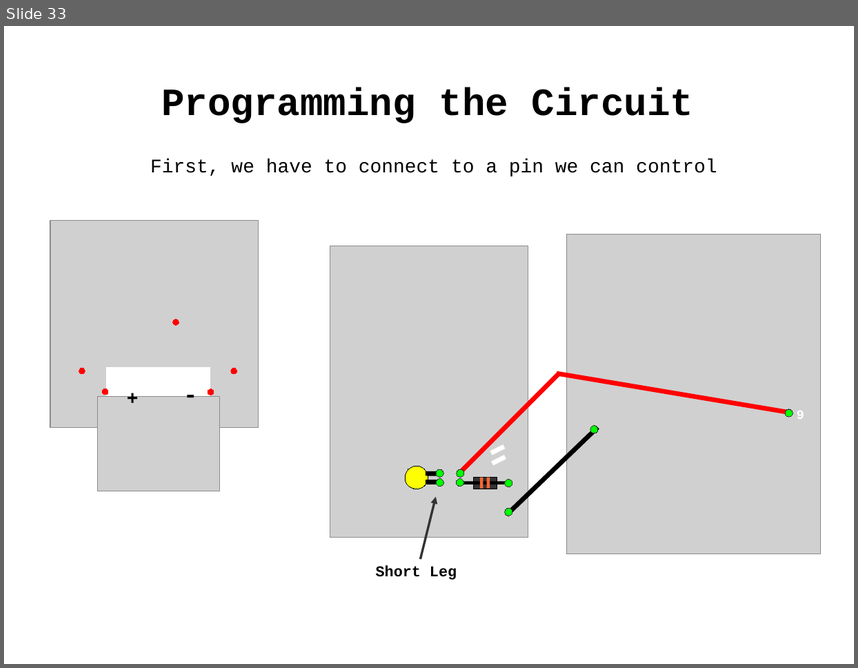
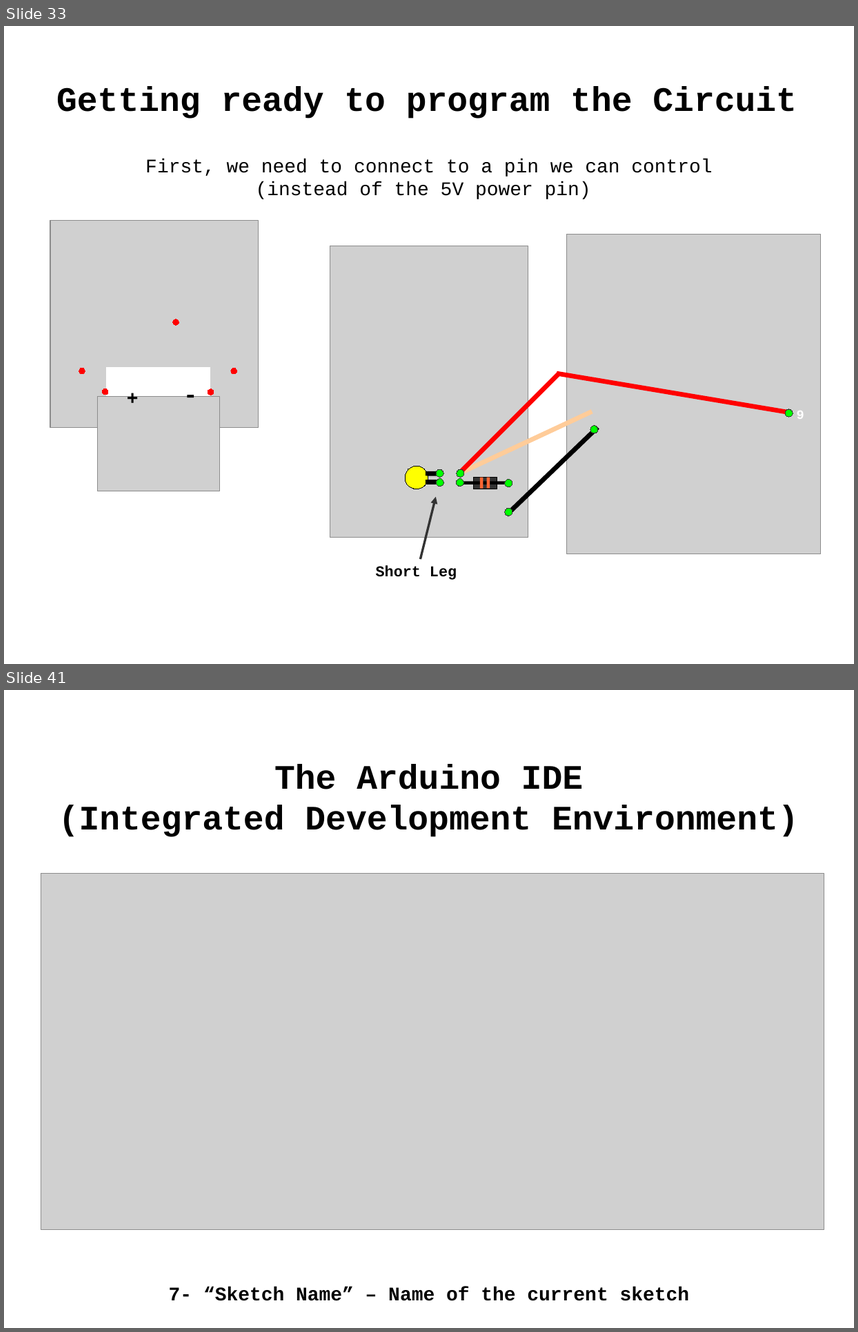
Before and after one commit to lovelandcreatorspace/presentations, a slide deck: arduino/101/raw/arduino101_slides.odp. Shown one above the other, each under a label of ours: slide 33 before the commit, slides 33 and 41 after it; the slides between them are not shown. The pictures are 858x668 and 858x1332 pixels, drawn with LibreOffice and Linux fonts; fonts in the diff are those of the drawing; grey boxes stand for pictures. Boxes give left, top, right and bottom in pixels: in the first picture for what was removed or moved away, otherwise in the second. Text is boxed around its words. In the diff, an @@ line names an element or a change of style, - is before the commit and + after.

```diff
--- a/arduino/101/raw/arduino101_slides.odp
+++ b/arduino/101/raw/arduino101_slides.odp
@@ slide 41 added at bbox=[4, 690, 854, 1328], background #FFFFFF @@
@@ text added at bbox=[59, 764, 799, 837], 32 pt, text #000000, bold @@
+The Arduino IDE
+(Integrated Development Environment)
@@ picture added at bbox=[41, 873, 824, 1229] @@
@@ text added at bbox=[169, 1286, 690, 1301], 18 pt, text #000000, bold @@
+7- “Sketch Name” – Name of the current sketch
@@ slide 33 changed as well @@
@@ text at bbox=[56, 86, 797, 118]: text changed; size 36 to 32 pt @@
-Programming the Circuit
+Getting ready to program the Circuit
@@ text at bbox=[145, 158, 712, 199]: text changed @@
-First, we have to connect to a pin we can control
+First, we need to connect to a pin we can control
+(instead of the 5V power pin)
@@ line added from (459, 473) to (593, 411), #FFCC99 4.31 pt @@
@@ line removed from (505, 446) to (492, 452) @@
@@ line removed from (506, 457) to (493, 463) @@
```
Also in this commit, not shown: 4 other slides changed, 11 other slides added, 1 slide removed, 1 other file.
